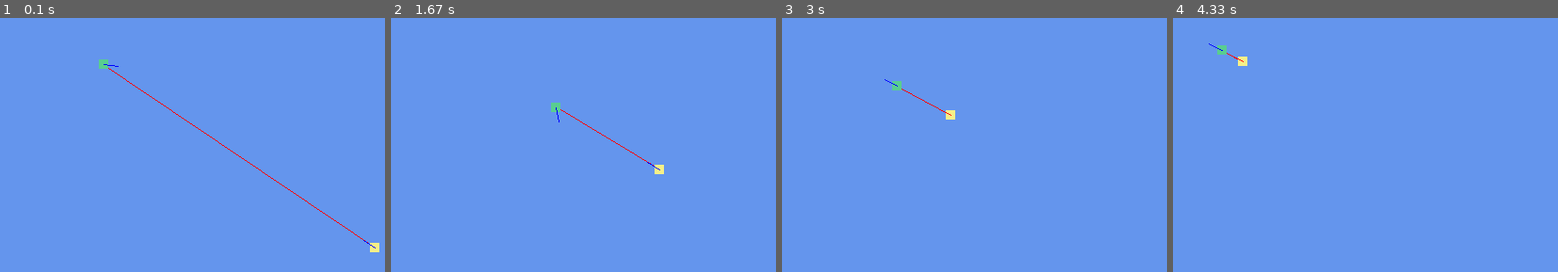
Above: before the commit, frames 1-4 (left to right).
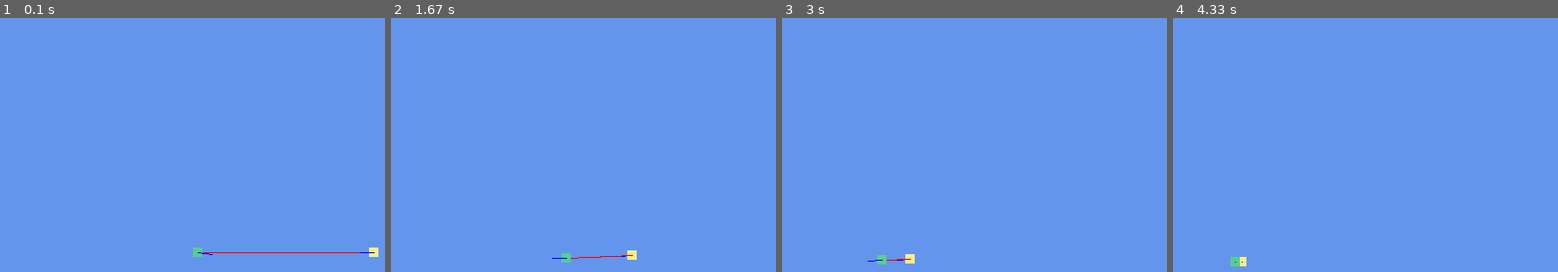
Above: after the commit, the same moments.

Repository: emersonds/Spring22-GDD3400
Game: pygame game, started from Moving Agents/main.py
Same seed, same stepped clock (60 frames per second), same inputs: the game is played once before the commit and once after it.
Inputs:
- Up to frame 1 (0.1 s): no input
- Up to frame 2 (1.67 s): no input
- Up to frame 3 (3 s): no input
- Up to frame 4 (4.33 s): no input

The runs differ from the first frame. In frame 1, 0.7% of the frame differs, in the area x 25-99%, y 16-95%; in frame 2, 0.5%; in frame 3, 0.4%; in frame 4, 0.4%.

Commit message:
Moving Agents: Implemented collisions
 - Added rect component to Agent.py to check for collisions.
 - Added collision checking method
 - Enemy checks if it collides with a player and becomes "tagged" if so, effectively freezing the enemy.
 - Player checks if it collides with enemy, searching for a new target if so.
 - Put enemy closer to player to observe this behavior.

Diff:
--- a/Moving Agents/Agent.py
+++ b/Moving Agents/Agent.py
@@ -18,15 +18,17 @@
         self.center = self.calcCenter()
         self.seeking = False
         self.fleeing = False
+        self.rect = pygame.Rect(self.position.x, self.position.y, self.size, self.size)
 
     def __str__(self):
         print("Size:", str(self.size), "\nPosition:", str(self.position), "\nVelocity:", str(self.velocity),
             "\nCenter:", str(self.center))
 
-    def setVelocity(self):
+    def update(self):
         # Normalize velocity and move enemy
         self.velocity = self.velocity.normalize()           # Normalize velocity
         self.position += self.velocity * self.speed   # Scale it by a speed factor
+        self.rect = pygame.Rect(self.position.x, self.position.y, self.size, self.size)
 
     # Draw the agent and their velocity
     def draw(self, screen):
@@ -48,3 +50,6 @@
     # Calculate the player's center
     def calcCenter(self):
         return Vector(self.position.x + 1 * (self.size / 2), self.position.y + 1 * (self.size / 2))
+
+    def checkCollision(self, other):
+        return (pygame.Rect.colliderect(self.rect, other.rect))
--- a/Moving Agents/Enemy.py
+++ b/Moving Agents/Enemy.py
@@ -19,25 +19,33 @@
                              random.randint(0, Const.DISPLAY_HEIGHT))    # Get random initial target
         self.velocity = self.target     # Set velocity towards initial target
         self.last_target = 0    # Used for pygame timer
+        self.tagged = False
 
         super().__init__(position, speed, size)
 
     # Moves the enemy
     def update(self, player, screen):
+        if (self.tagged == False):
+            # Calculate distance to player (flee range)
+            playerDist = self.position - player.position
 
-        # Calculate distance to player (flee range)
-        playerDist = self.position - player.position
+            # Flee if player is within range
+            if (playerDist.length() < Const.ENEMY_FLEE_RANGE):
+                self.velocity = playerDist
+                self.fleeing = True
+                self.drawSeekFlee(screen, player)
+            # Wander if player is not in range
+            else:
+                self.velocity = self.wander()
+        else:
+            self.velocity = Vector.zero()
 
-        # Flee if player is within range
-        if (playerDist.length() < Const.ENEMY_FLEE_RANGE):
-            self.velocity = playerDist
-            self.fleeing = True
-            self.drawSeekFlee(screen, player)
-        # Wander if player is not in range
-        else:
-            self.velocity = self.wander()
+        # Check for collisions
+        self.collided = self.checkCollision(player)
+        if (self.collided == True):
+            self.tagged = True
 
-        self.setVelocity()
+        super().update()
 
     # Wander behavior
     def wander(self):
--- a/Moving Agents/Player.py
+++ b/Moving Agents/Player.py
@@ -19,6 +19,7 @@
         self.velocity = Vector.zero()
         self.targetSelected = False
         super().__init__(position, speed, size)
+        self.collided = False
 
     # Moves the player
     def update(self, enemies, screen):
@@ -31,10 +32,25 @@
             self.seeking = True
             self.drawSeekFlee(screen, self.target)
             self.velocity = self.target.position - self.position
-            self.setVelocity()
+
+        # Check for collisions
+        self.collided = self.checkCollision(self.target)
+        if (self.collided == True):
+            self.setTarget(enemies)
+
+        super().update()
 
     # Set random target in enemies list
     def setTarget(self, enemies):
-        randIndex = random.randint(0, len(enemies) - 1)
-        self.target = enemies[randIndex]
-        self.targetSelected = True
+        self.target = self  # If no target is found, set target to self to freeze movement
+        # Find a random target
+        i = 0
+        while i < len(enemies):
+            randIndex = random.randint(0, len(enemies) - 1)
+            # If random target hasn't been tagged, set target
+            if (enemies[randIndex].tagged == False):
+                self.target = enemies[randIndex]
+                self.targetSelected = True
+                break
+            # Loop until a target has been set or there are no targets remaining
+            i += 1
--- a/Moving Agents/main.py
+++ b/Moving Agents/main.py
@@ -23,7 +23,7 @@
 player = Player(Vector(Const.SCREEN_SIZE.x / 2, Const.SCREEN_SIZE.y / 2), Const.PLAYER_SPEED, Const.PLAYER_SIZE)
 
 # Initialize enemies
-enemies = [ Enemy(Vector(100, 100), Const.ENEMY_SPEED, Const.ENEMY_SIZE) ]
+enemies = [ Enemy(Vector(200, 300), Const.ENEMY_SPEED, Const.ENEMY_SIZE) ]
 
 # List of enemies: enemies = []
 # Use a while loop
